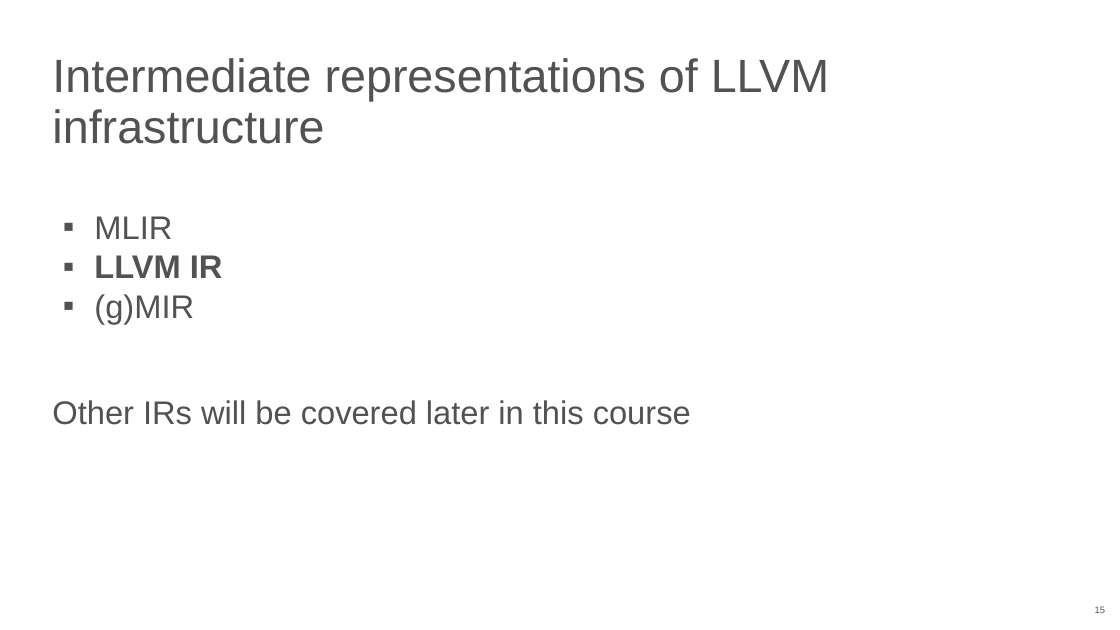
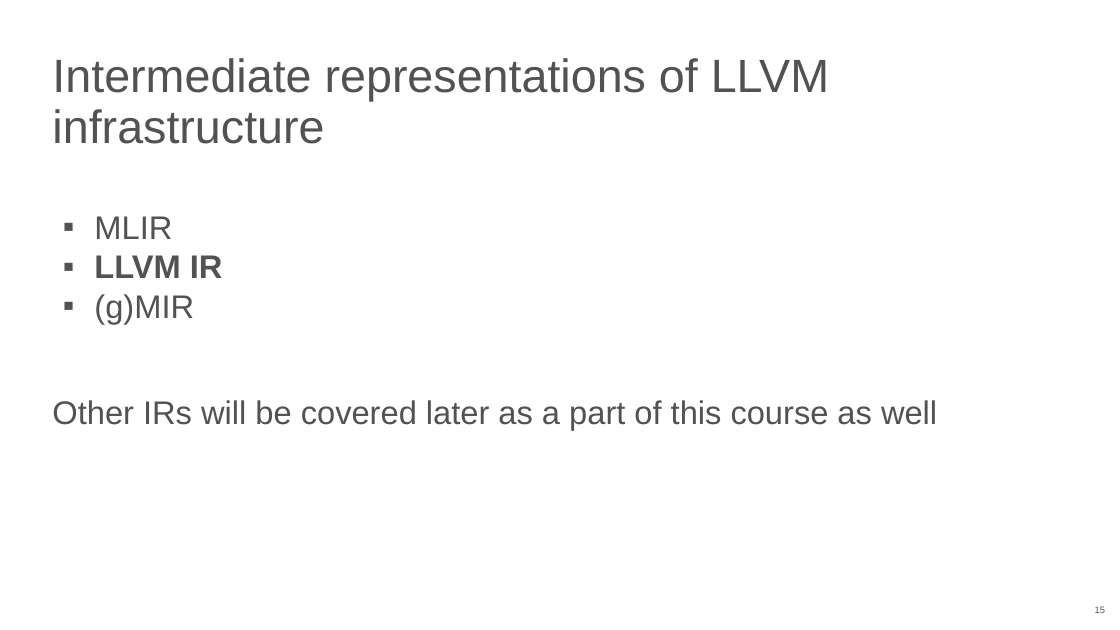
Before and after one commit to NN-complr-tech/Complr-course-lectures, a slide deck: slide 15 of 04-LLVM-IR.pptx. Drawn at 1120x630 pixels with LibreOffice and Linux fonts; fonts in the diff are those of the drawing. Boxes give left, top, right and bottom in pixels: in the first picture for what was removed or moved away, otherwise in the second. Text is boxed around its words. In the diff, an @@ line names an element or a change of style, - is before the commit and + after.

Commit message:
Add 04-LLVM-IR slides (2025)

```diff
--- a/04-LLVM-IR.pptx
+++ b/04-LLVM-IR.pptx
@@ text at [52,400,937,430]: text changed @@
-Other IRs will be covered later in this course
+Other IRs will be covered later as a part of this course as well
```
Also in this commit, not shown: 18 other slides changed, 3 slides added, 1 slide removed.
